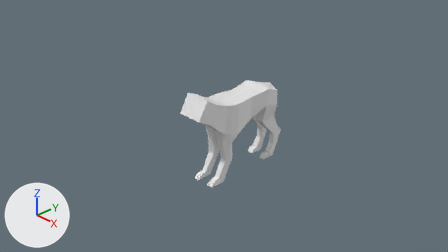
Two versions of the Blender file Blend_Project/GiantWolf.blend, one commit apart.
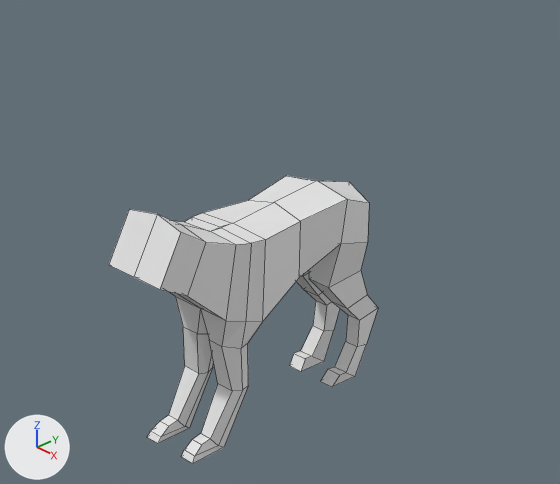
Old and new are each drawn from the file's camera 'Camera' and again close up on the part from 31% to 78% of the width and 6% to 78% of the height. Every picture has the same lights, and +X, +Y and +Z are marked at lower left. The close-ups show mesh edges as thin lines.
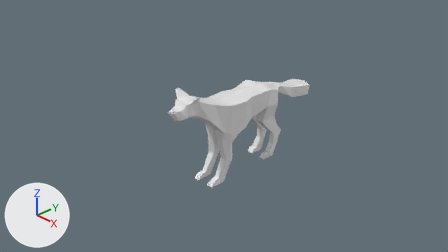
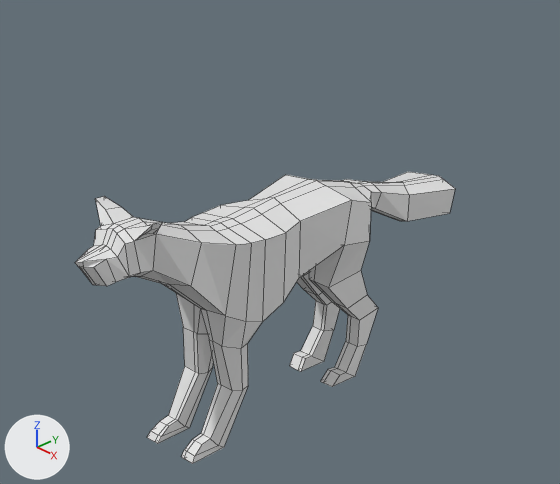
The change, as a list of edits to the scene's bpy script:
```text
Change me_cube:
    used by ob_cube; location = (0.0, 0.0, 0.0)
    remove me_cube.from_pydata(...)  # 80 vertices, 71 faces; spans x 0.0..0.3, y -0.8..1.33, z -1.05..0.73
    add me_cube.from_pydata(...)  # 181 vertices, 164 faces; spans x 0.0..0.33, y -1.26..2.21, z -1.05..0.83
    me_cube part 1
    12 vertices are removed from x 0.0..0.29, y -0.8..1.12, z -0.07..0.69
    44 faces are deleted
    4 vertices move from x 0.0..0.28, y -0.8..1.11, z 0.23..0.73 to x 0.0..0.06, y -0.9..1.33, z 0.25..0.4
    113 vertices are added at x 0.0..0.33, y -1.26..2.21, z -1.05..0.83
    137 new faces join them
```

Boxes [x1, y1, x2, y2] around the edits, measured in the close-ups (560 x 484 px):
'Cube', reshaped (41% wider): before [109, 176, 378, 464]; after [75, 172, 455, 464]
part 1 of me_cube, built on: before [109, 176, 369, 461]; after [75, 172, 455, 461]
